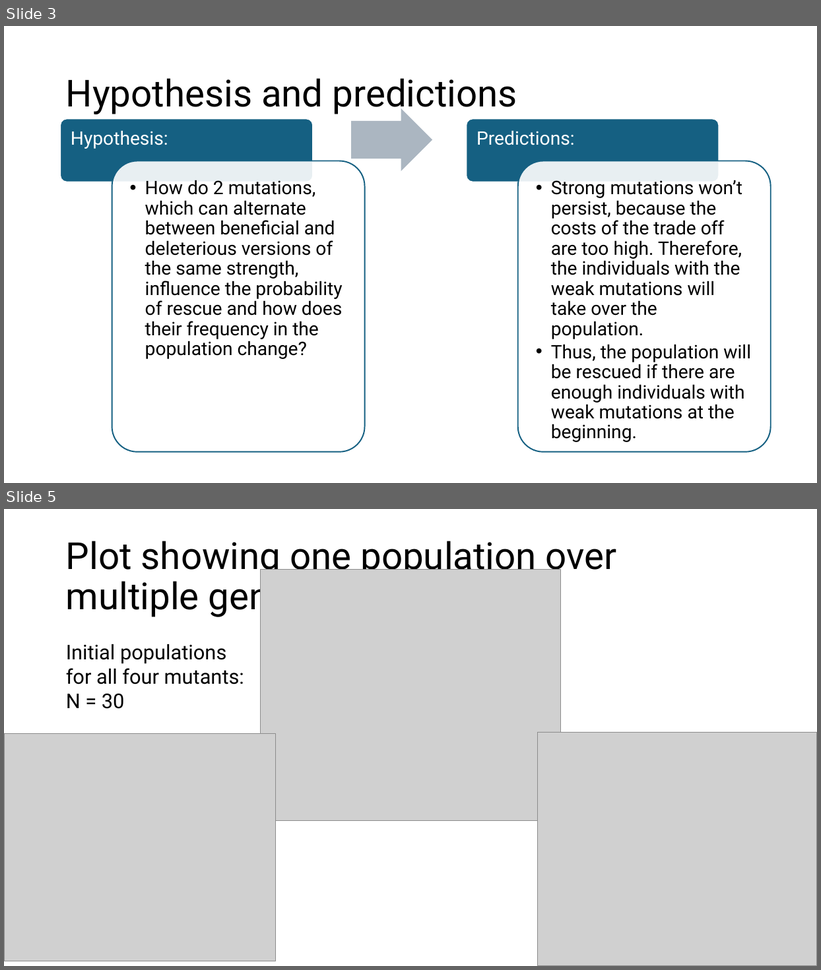
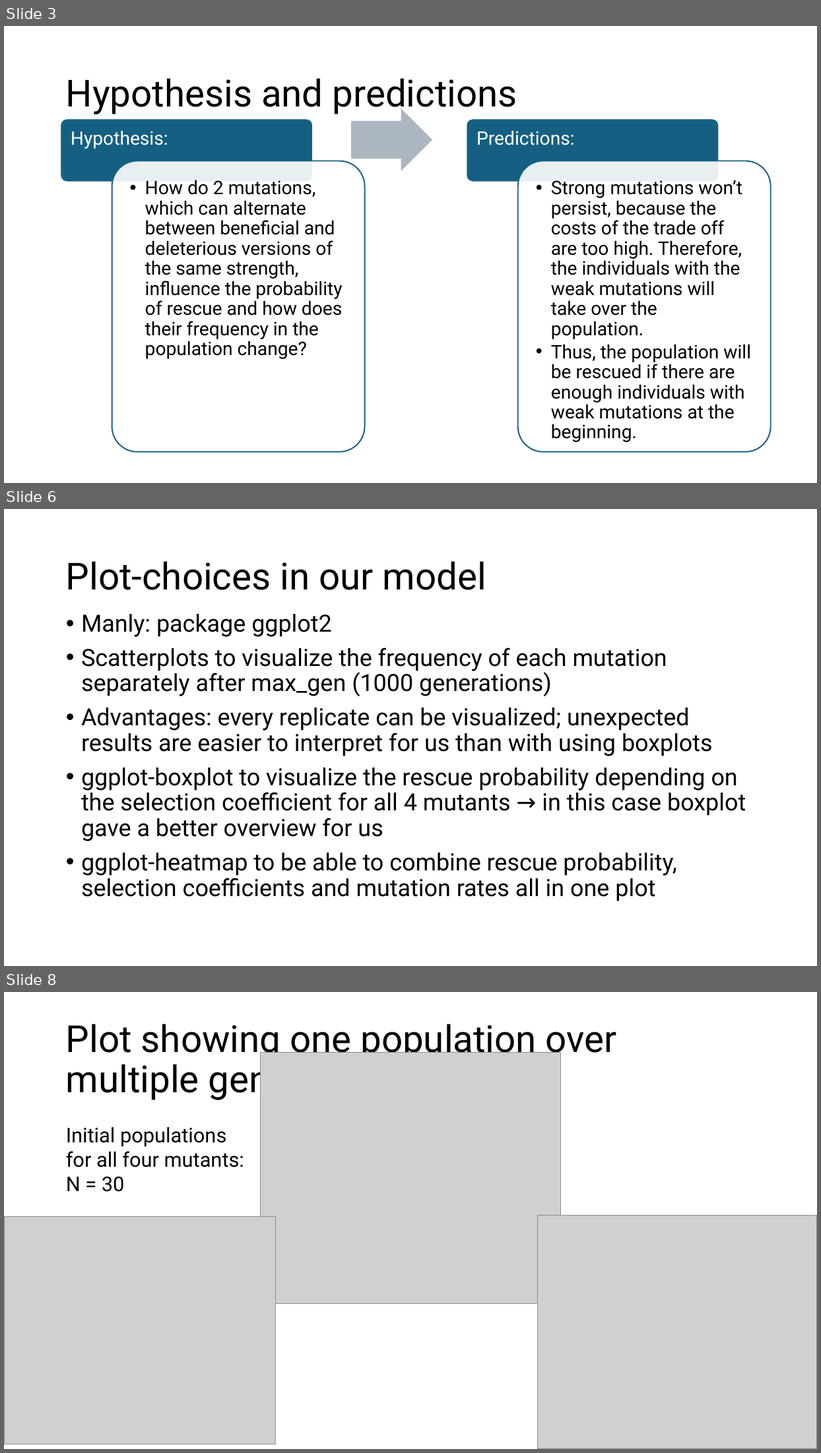
Before and after one commit to Julia-Eggenschwiler/THEEproject_Jaelle_Julia, a slide deck: THEE_project.pptx. Shown one above the other, each under a label of ours: slides 3 and 5 before the commit, slides 3, 6 and 8 after it; the slides between them are not shown. The pictures are 821x970 and 821x1453 pixels, drawn with LibreOffice and Linux fonts; fonts in the diff are those of the drawing; grey boxes stand for pictures. Boxes give left, top, right and bottom in pixels: in the first picture for what was removed or moved away, otherwise in the second. Text is boxed around its words. In the diff, an @@ line names an element or a change of style, - is before the commit and + after.

Commit message:
powerpoint

```diff
--- a/THEE_project.pptx
+++ b/THEE_project.pptx
@@ slide 6 added at (4, 509, 817, 966), background #FFFFFF @@
@@ title added at (66, 561, 486, 590), 44 pt, text #000000 @@
+Plot-choices in our model
@@ text added at (81, 614, 746, 902), 28 pt, text #000000 @@
+• Manly: package ggplot2
+• Scatterplots to visualize the frequency of each mutation separately after max_gen (1000 generations)
+• Advantages: every replicate can be visualized; unexpected results are easier to interpret for us than with using boxplots
+• ggplot-boxplot to visualize the rescue probability depending on the selection coefficient for all 4 mutants → in this case boxplot gave a better overview for us
+• ggplot-heatmap to be able to combine rescue probability, selection coefficients and mutation rates all in one plot
@@ what was slide 5 is now slide 8 @@
```
Also in this commit, not shown: 3 other slides added.
